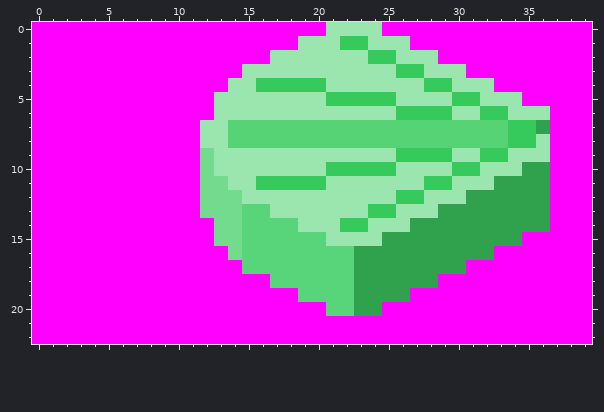
One commit to this pixel-art sprite: media/conveyor_dir_2_turn_high.png. Above: the version before the commit.
The file is 40x23 pixels.
The result:
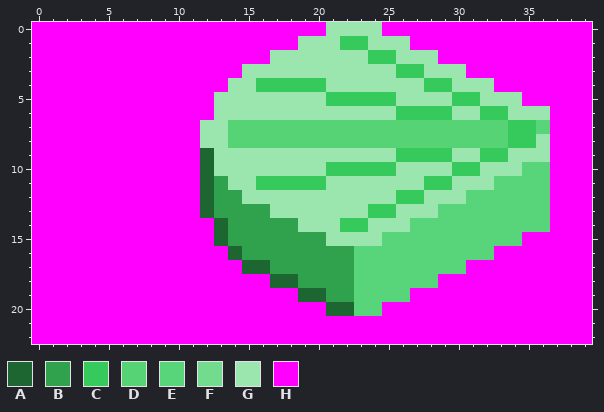
Palette (. is transparent): A #1e6631  B #30a24e  C #36ca5c  D #55d375  E #58d47b  F #73db8e  G #9be5ae  H #ff00ff
Edits made:
The author changed colour E to colour A in row 17 at x 15 to 16; in row 18 at x 17 to 18; in row 19 at x 19 to 20; in row 20 at x 21 to 22.
The author changed colour F to colour A in rows 9 to 13 at x 12; in rows 14 to 15 at x 13; in row 16 at x 14.
The author changed colour E to colour B in row 13 at x 15 to 16; in row 14 at x 15 to 18; in row 15 at x 15 to 20; in row 16 at x 15 to 22; in row 17 at x 17 to 22; in row 18 at x 19 to 22.
The author changed colour E to colour B in row 19 at x 21 to 22.
The author changed colour F to colour B in row 11 at x 13; in rows 12 to 13 at x 13 to 14; in rows 14 to 15 at x 14.
The author changed colour B to colour E in row 7 at x 36; in row 10 at x 35 to 36; in row 11 at x 33 to 36; in row 12 at x 31 to 36; in row 13 at x 29 to 36; in row 14 at x 27 to 36.
The author changed colour B to colour E in row 15 at x 25 to 34; in row 16 at x 23 to 32; in row 17 at x 23 to 30; in row 18 at x 23 to 28; in row 19 at x 23 to 26; in row 20 at x 23 to 24.
